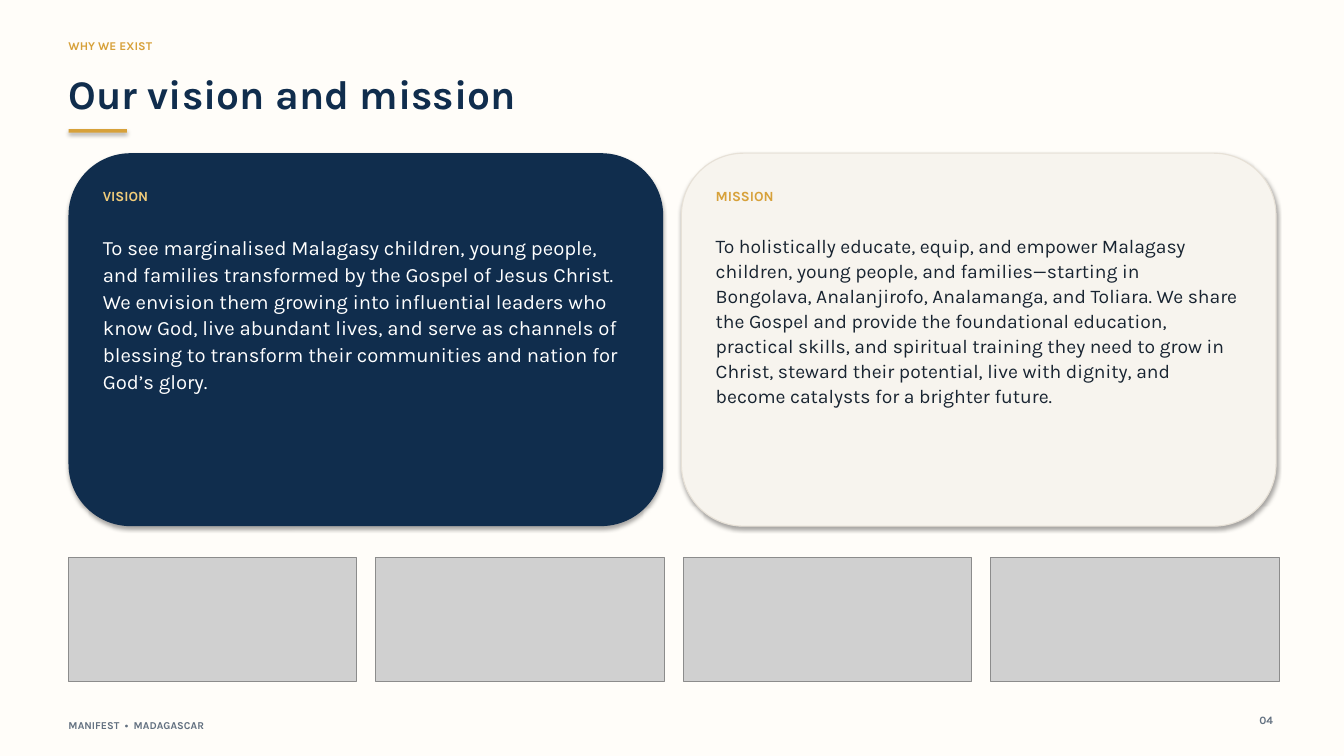
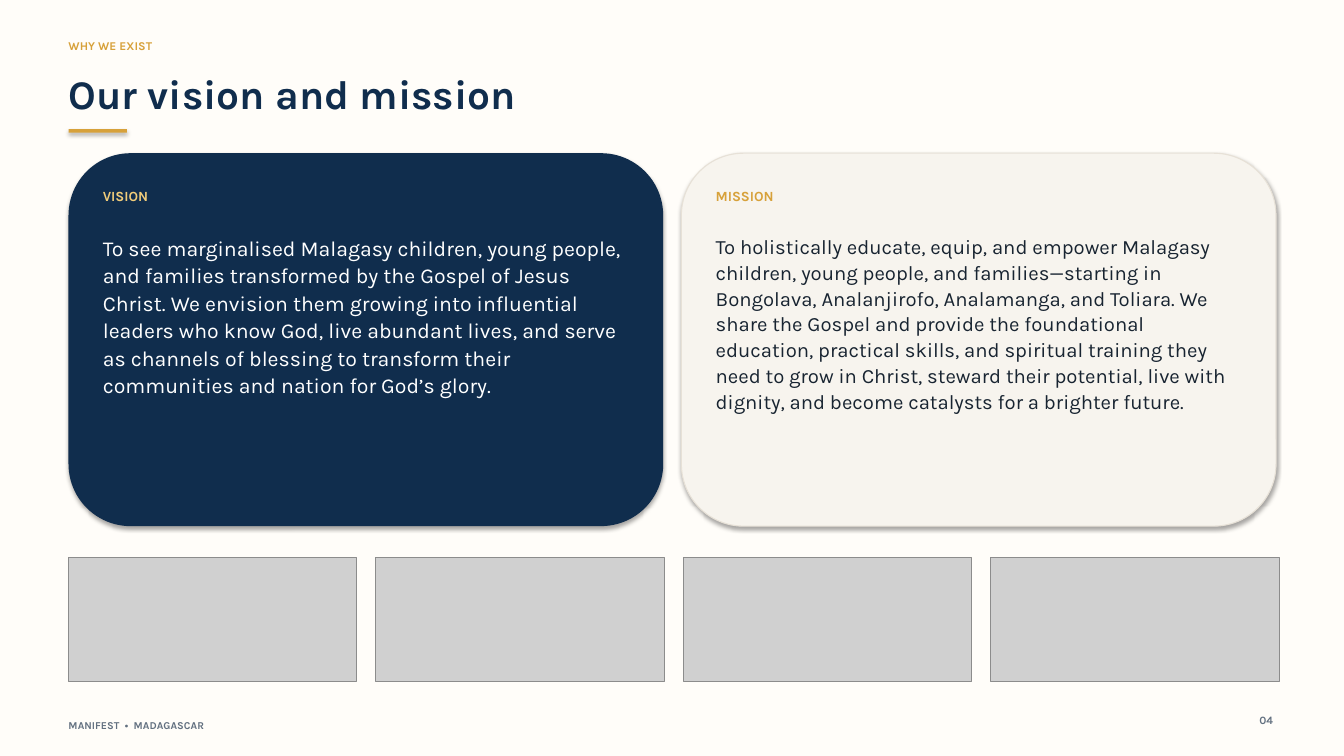
Before and after one commit to tianabizna-ctrl/MANIFEST-WEBSITE, a slide deck: slide 4 of POWER POINT MANIFEST-ELYSE.pptx. Drawn at 1344x756 pixels with LibreOffice and Linux fonts; fonts in the diff are those of the drawing; grey boxes stand for pictures. Boxes give left, top, right and bottom in pixels: in the first picture for what was removed or moved away, otherwise in the second. Text is boxed around its words. In the diff, an @@ line names an element or a change of style, - is before the commit and + after.

```diff
--- a/POWER POINT MANIFEST-ELYSE.pptx
+++ b/POWER POINT MANIFEST-ELYSE.pptx
@@ text "To see marginalised Malagasy children, ..." at bbox=[103, 241, 621, 399]: size 14.5 to 15.2 pt; line spacing 1.1 to 1.08 @@
@@ text "To holistically educate, equip, and ..." at bbox=[716, 240, 1226, 414]: size 13.8 to 14.5 pt; line spacing 1.08 to 1.06 @@
```
Also in this commit, not shown: 5 other slides changed.
